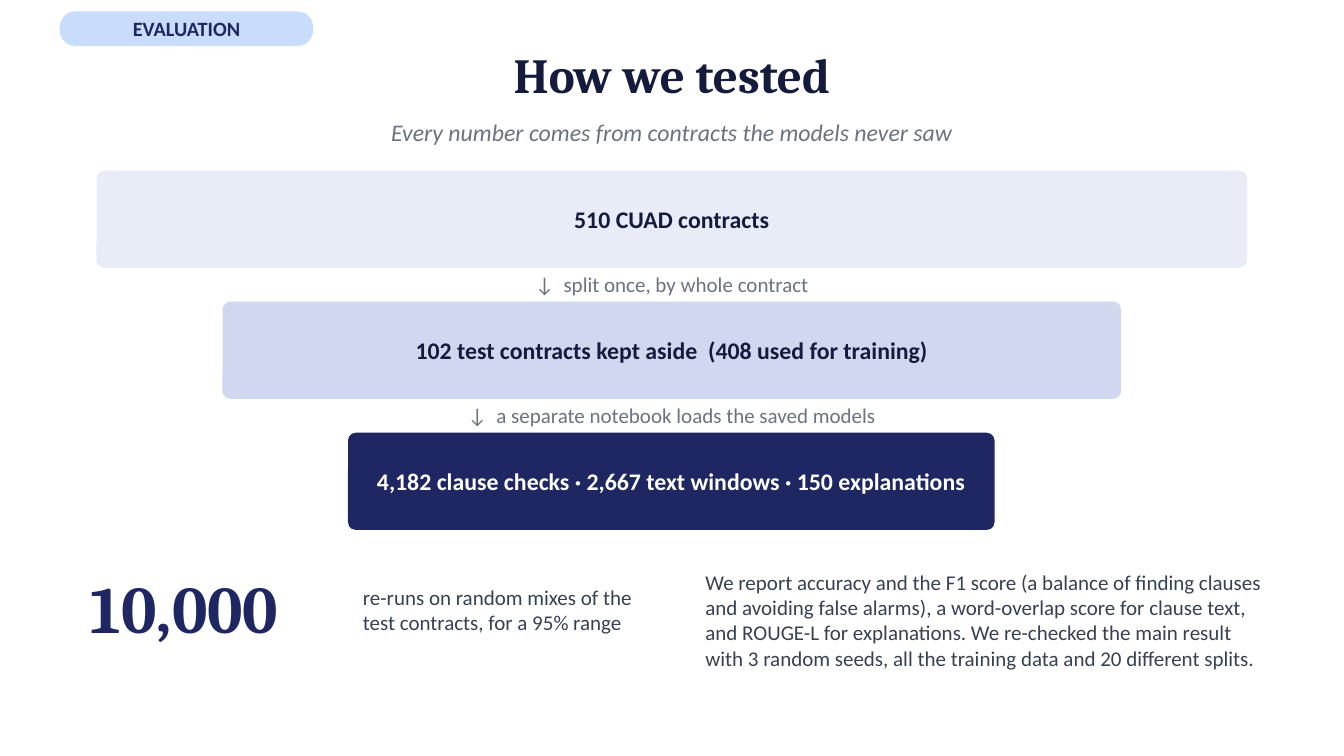
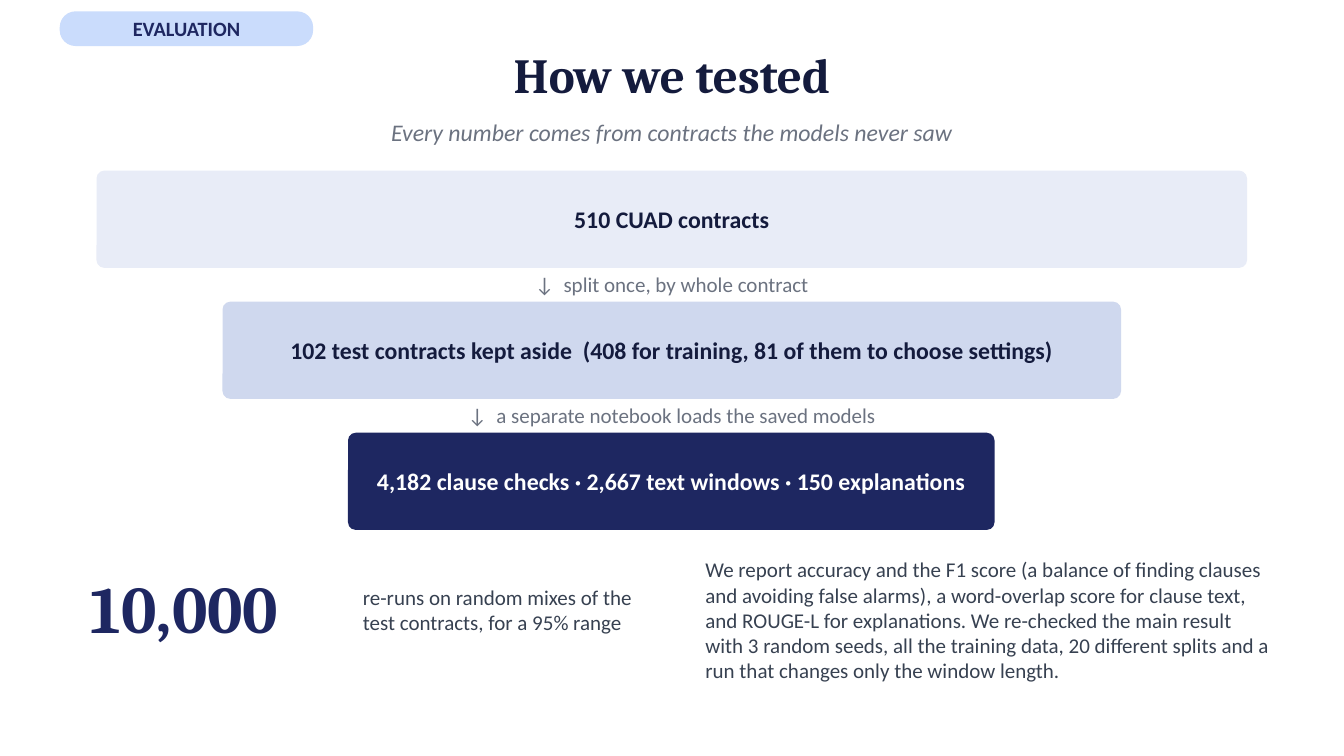
Before and after one commit to afnanmz168/clausify-p3, a slide deck: slide 11 of P25301051-p3-presentation-15-slides.pptx. Drawn at 1344x756 pixels with LibreOffice and Linux fonts; fonts in the diff are those of the drawing. Boxes give left, top, right and bottom in pixels: in the first picture for what was removed or moved away, otherwise in the second. Text is boxed around its words. In the diff, an @@ line names an element or a change of style, - is before the commit and + after.

```diff
--- a/P25301051-p3-presentation-15-slides.pptx
+++ b/P25301051-p3-presentation-15-slides.pptx
@@ text at <box>290,341,1053,363</box>: text changed @@
-102 test contracts kept aside (408 used for training)
+102 test contracts kept aside (408 for training, 81 of them to choose settings)
@@ text at <box>705,562,1268,682</box>: text changed @@
-We report accuracy and the F1 score (a balance of finding clauses and avoiding false alarms), a word-overlap score for clause text, and ROUGE-L for explanations. We re-checked the main result with 3 random seeds, all the training data and 20 different splits.
+We report accuracy and the F1 score (a balance of finding clauses and avoiding false alarms), a word-overlap score for clause text, and ROUGE-L for explanations. We re-checked the main result with 3 random seeds, all the training data, 20 different splits and a run that changes only the window length.
```
Also in this commit, not shown: 7 other slides changed.
